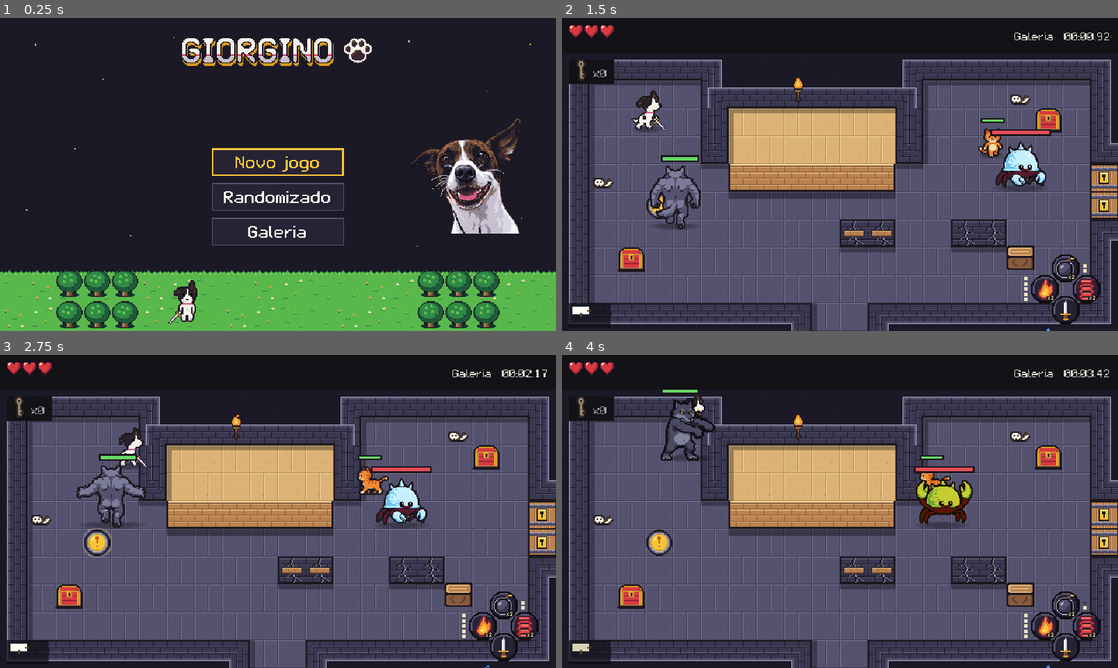
Above: before the commit, frames 1-4 (two rows, left to right).
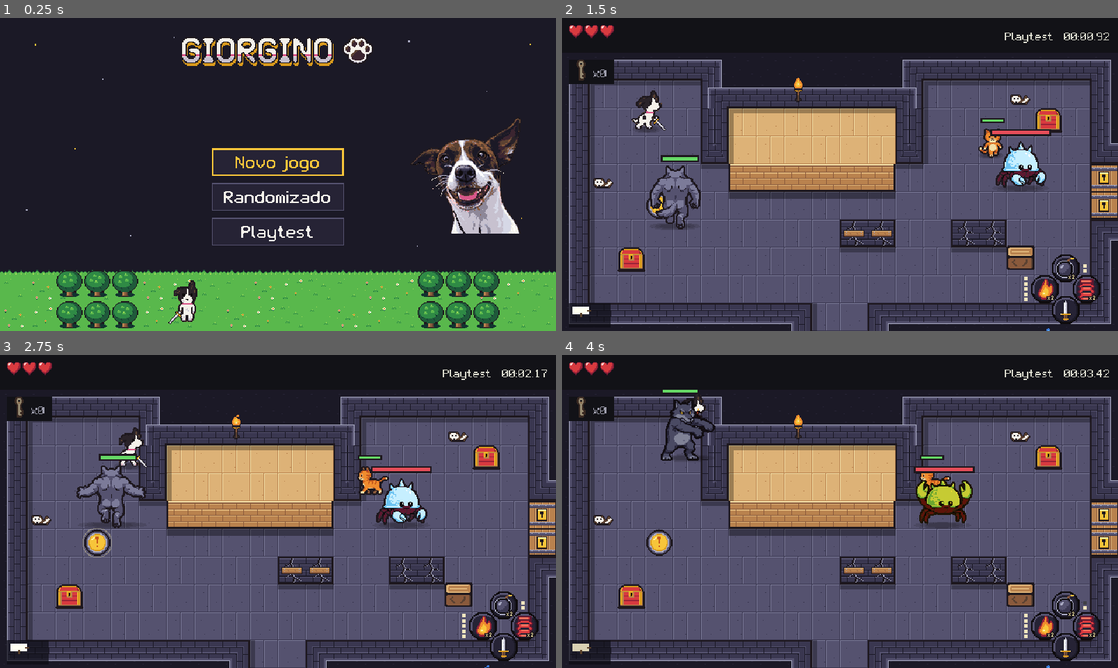
Above: after the commit, the same moments.

Repository: marcelozorza/Alttp2
Game: Godot game, scene res://ui/title_screen.tscn
The game is run twice, just before and just after one commit, with the same random seed, the same clock (stepped at 60 frames per second) and the same inputs.
Inputs (mouse positions are in pixels of both pictures, inside the frame that each line leads up to):
- Up to frame 1 (0.25 s): no input
- Up to frame 2 (1.5 s): click "Galeria" (after the commit: "Playtest") at 0.5 s; tap Enter (ui_accept) at 1.25 s; move the mouse to (962, 158) at 1.27 s; hold D (move_right) from 1.28 s (still down); hold J (attack) from 1.28 s (still down); click (962, 158) at 1.42 s
- Up to frame 3 (2.75 s): tap Space (jump) at 1.52 s; release D (move_right) at 2 s; release J (attack) at 2 s; drag from (166, 527) to (250, 574) at 2.02 s
- Up to frame 4 (4 s): move the mouse to (895, 442) at 2.77 s; hold D (move_right) 2.78-3.5 s; tap L (use_bomb) at 2.85 s; drag from (812, 574) to (673, 464) at 3.52 s

The runs differ from the first frame. In frame 1, 0.2% of the frame differs, in the area x 43-57%, y 66-72%; in frame 2, 0.1%; in frame 3, 0.1%; in frame 4, 0.1%.

Commit message:
Botão da Galeria passa a se chamar Playtest
Co-Authored-By: Claude Fable 5.2 <noreply@anthropic.com>
Claude-Session: https://claude.ai/code/session_016s7NevTD4Ho17e5LC6f7CU

Diff:
--- a/ui/end_screen.gd
+++ b/ui/end_screen.gd
@@ -40,7 +40,7 @@
 	if RunSettings.chapter == ChapterData.TUTORIAL:
 		title = "Dungeon de teste concluída"
 	elif RunSettings.chapter == ChapterData.GALLERY:
-		title = "Galeria"
+		title = "Playtest"
 	_title = MenuKit.label(title, 32)
 	column.add_child(_title)
 	_summary = MenuKit.label("", 20)
--- a/ui/title_screen.gd
+++ b/ui/title_screen.gd
@@ -1,5 +1,5 @@
 extends Control
-## Tela de título: jogo novo, modo randomizado com uma semente, ou a Galeria.
+## Tela de título: jogo novo, modo randomizado com uma semente, ou o Playtest (a Galeria de testes).
 ##
 ## Não há "Continuar": o jogo não tem salvamento entre sessões, vai-se até o
 ## fim toda vez (decisão de Marcelo em 2026-11-13). Dentro de uma sessão, a
@@ -23,7 +23,7 @@
 	var first := MenuKit.button("Novo jogo", _on_new_game)
 	column.add_child(first)
 	column.add_child(MenuKit.button("Randomizado", _on_randomized))
-	column.add_child(MenuKit.button("Galeria", _on_gallery))
+	column.add_child(MenuKit.button("Playtest", _on_gallery))
 	first.grab_focus.call_deferred()
 
 
--- a/world/chapter/chapter.gd
+++ b/world/chapter/chapter.gd
@@ -271,7 +271,7 @@
 	if data.number == ChapterData.TUTORIAL:
 		return "Dungeon de teste"
 	if data.number == ChapterData.GALLERY:
-		return "Galeria"
+		return "Playtest"
 	return "Cap. %d" % data.number
 
 
Not shown, changed: docs/design.md
